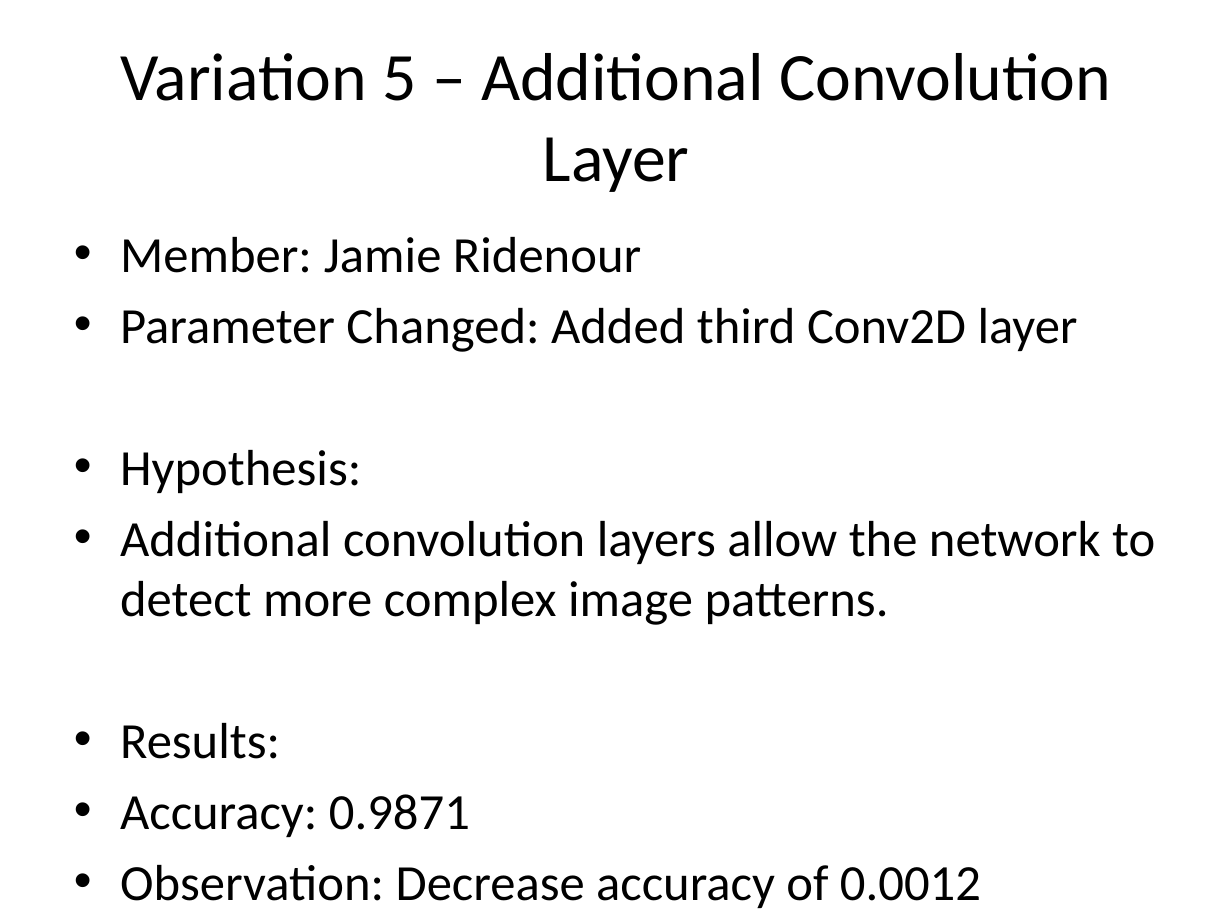
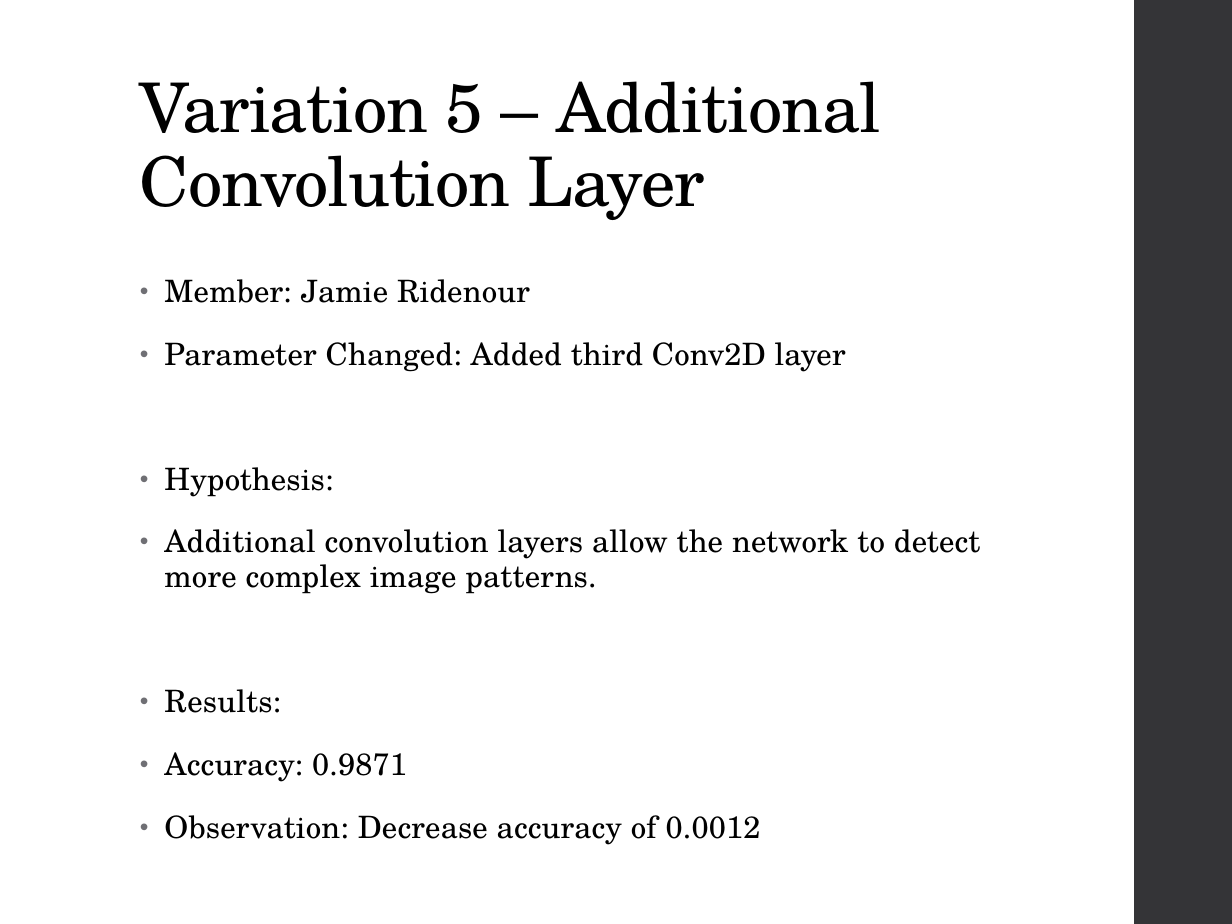
Before and after one commit to jamieridenour-rgb/IN501_Unit9, a slide deck: slide 7 of IN501_Ridenour_Kresser_Meadows_Mpianin_Galarza_Unit9_Assignment.pptx. Drawn at 1232x924 pixels with LibreOffice and Linux fonts; fonts in the diff are those of the drawing. Boxes give left, top, right and bottom in pixels: in the first picture for what was removed or moved away, otherwise in the second. Text is boxed around its words. In the diff, an @@ line names an element or a change of style, - is before the commit and + after.

Commit message:
Changed the theme of the powerpoint. Can revert back to original or something different I just wanted to spice it up a little bit.

```diff
--- a/IN501_Ridenour_Kresser_Meadows_Mpianin_Galarza_Unit9_Assignment.pptx
+++ b/IN501_Ridenour_Kresser_Meadows_Mpianin_Galarza_Unit9_Assignment.pptx
@@ rectangle added at [1135,0,1232,924], fill #353537 @@
@@ title "Variation 5 – Additional Convolution ...": place and size @@
-title "Variation 5 – Additional Convolution ..." at [120,53,1111,192]
+title "Variation 5 – Additional Convolution ..." at [140,81,881,220]
@@ title "Variation 5 – Additional Convolution ..." at [140,81,881,220]: size 39.6 to 40 pt, font Calibri to TeX Gyre Schola, letter spacing 0 to -0.5 pt; alignment centre to left; line spacing 1 to 0.9; vertical alignment middle to bottom @@
@@ text "Member: Jamie Ridenour": place and size @@
-text "Member: Jamie Ridenour" at [120,237,1155,908]
+text "Member: Jamie Ridenour" at [164,279,980,845]
@@ text "Member: Jamie Ridenour" at [164,279,980,845]: size 29.6 to 18 pt, font Calibri to TeX Gyre Schola, letter spacing 0 to 0.1 pt; indent changed; line spacing 1 to 0.95; more space between paragraphs @@
```
Also in this commit, not shown: 8 other slides changed.
